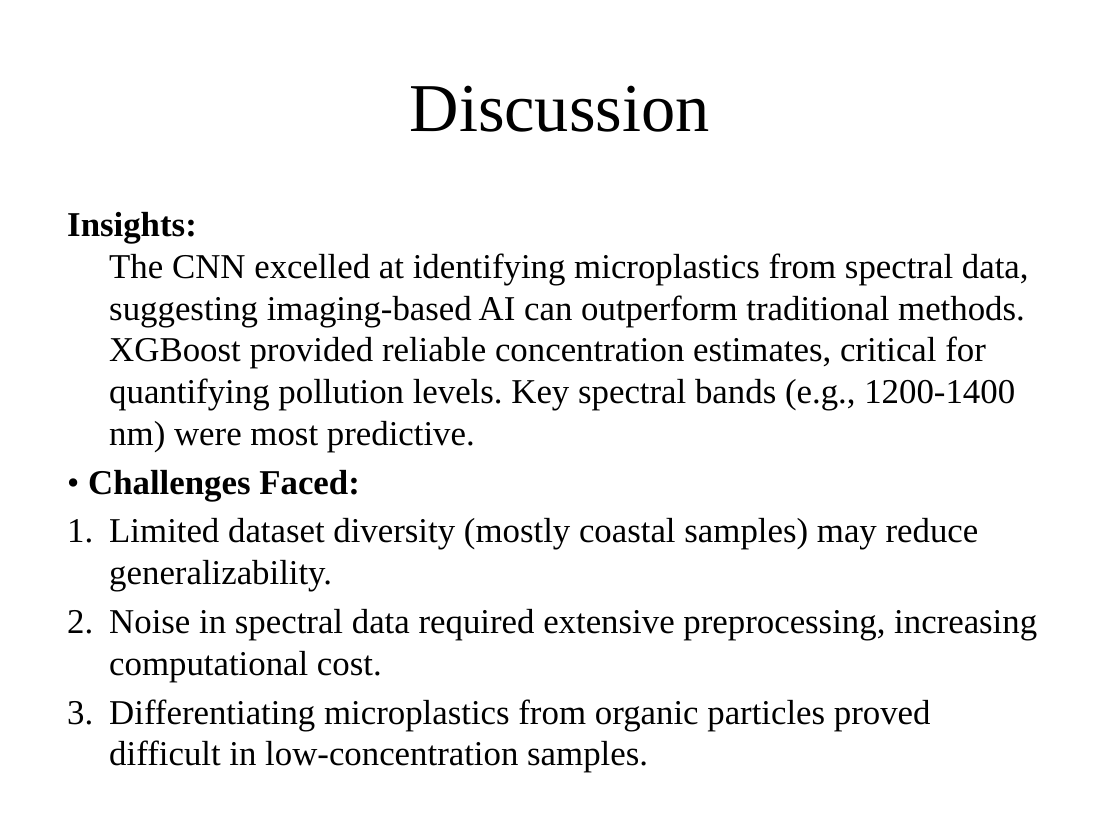
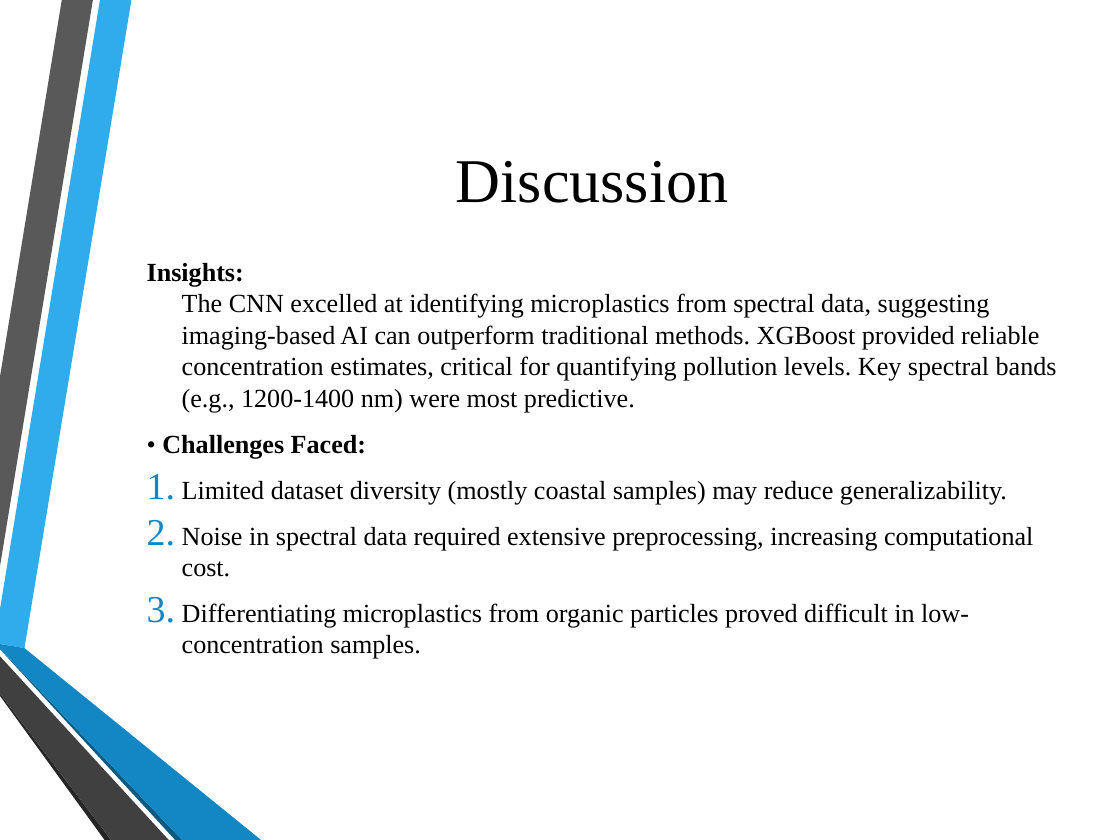
Before and after one commit to Hrishikeshgithub/Microplastic-Pollution-Detection-Using-AI, a slide deck: slide 6 of Microplastic Pollution Detection Using AI.pptx. Drawn at 1120x840 pixels with LibreOffice and Linux fonts; fonts in the diff are those of the drawing; background and template pictures are left out. Boxes give left, top, right and bottom in pixels: in the first picture for what was removed or moved away, otherwise in the second. Text is boxed around its words. In the diff, an @@ line names an element or a change of style, - is before the commit and + after.

```diff
--- a/Microplastic Pollution Detection Using AI.pptx
+++ b/Microplastic Pollution Detection Using AI.pptx
@@ title "Discussion" moved from (x1=410, y1=85, x2=710, y2=132) to (x1=456, y1=161, x2=729, y2=203) @@
@@ title "Discussion" at (x1=456, y1=161, x2=729, y2=203): size 44 to 40 pt @@
@@ text "Insights: The CNN excelled at ..." moved from (x1=67, y1=211, x2=1037, y2=766) to (x1=147, y1=263, x2=1057, y2=659) @@
@@ text "Insights: The CNN excelled at ..." at (x1=147, y1=263, x2=1057, y2=659): size 22.4 to 16.8 pt; indent changed; more space between paragraphs; vertical alignment top to middle @@
@@ group added at (x1=0, y1=0, x2=261, y2=840): 6 freeform shapes @@
```
Also in this commit, not shown: 8 other slides changed.
